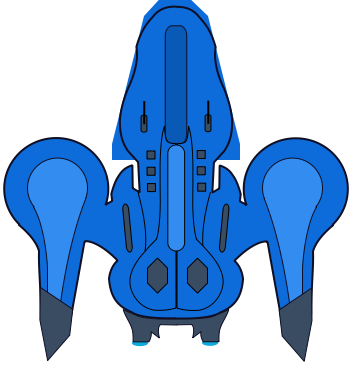
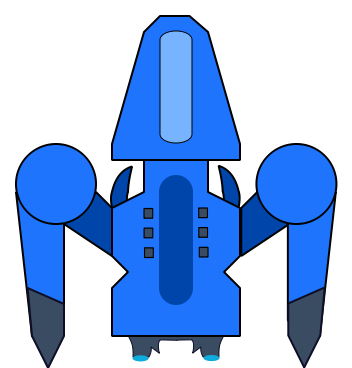
Before/after of a 352px x 368px layered artwork. What changed in the layer stack:
painted on "couleurs brouillon" over <box>149,0,349,368</box>
